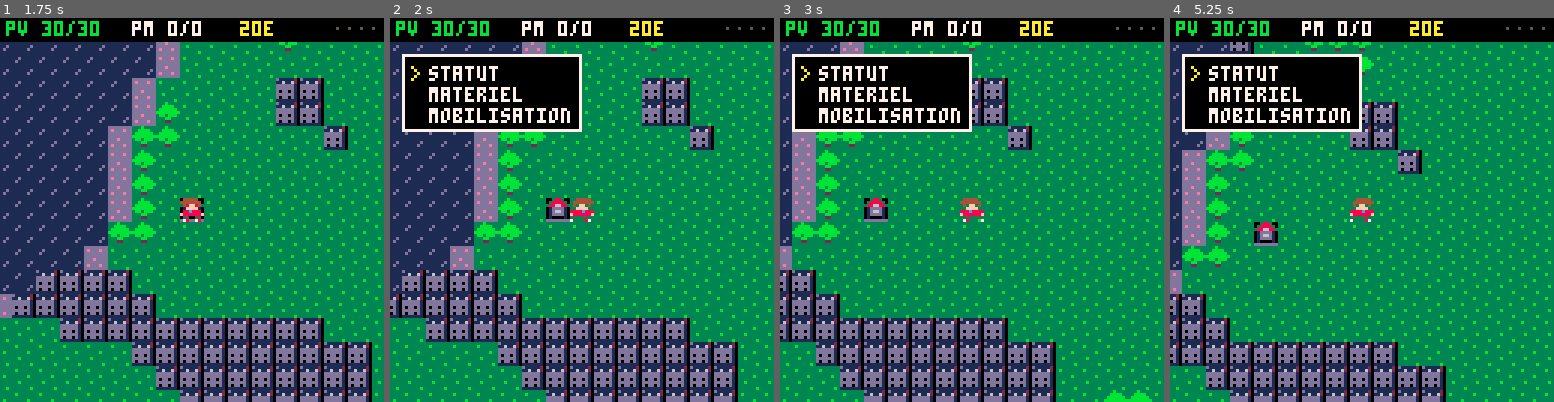
Above: before the commit, frames 1-4 (left to right).
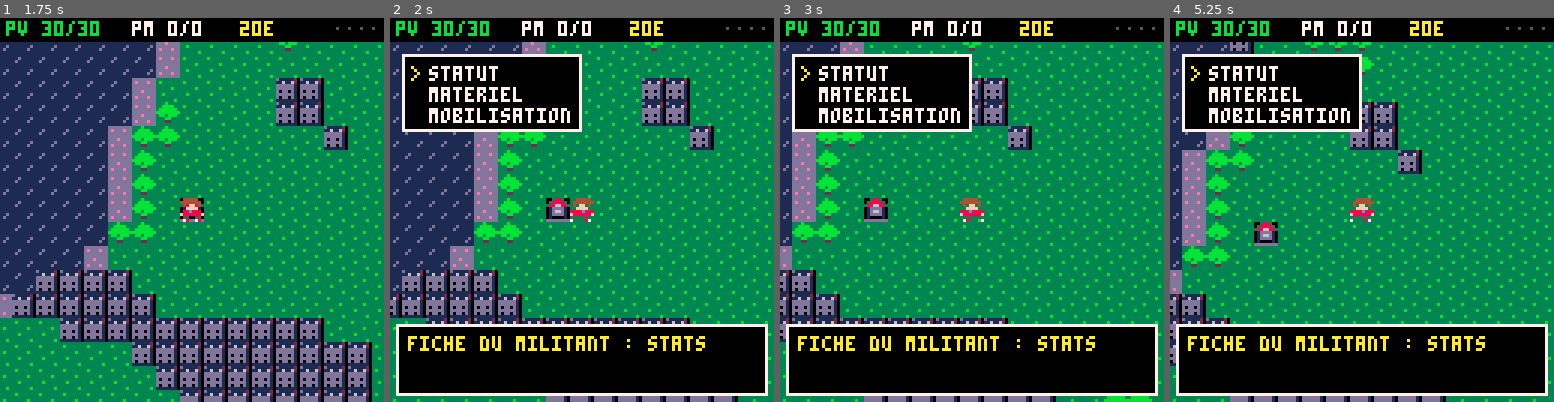
Above: after the commit, the same moments.

Repository: boblefrag/avenir-en-commun-rpg
Game: PICO-8 cartridge main.p8
Two runs of this game, one before a commit and one after it. Both use one fixed random seed, a clock stepped at 60 frames per second and the inputs below.
Inputs:
- Up to frame 1 (1.75 s): tap X (X key) at 0.33, 1.07 s; tap O (Z key) at 0.7, 1.7 s; hold Right from 1.6 s (still down)
- Up to frame 2 (2 s): keep holding Right; tap X (X key) at 1.85 s
- Up to frame 3 (3 s): release Right at 2.1 s; tap O (Z key) at 2.1, 2.5, 2.9 s; hold Up 2.15-2.42 s; hold Right from 2.47 s (still down); tap X (X key) at 2.97 s
- Up to frame 4 (5.25 s): release Right at 3.03 s; hold Left 3.08-3.58 s; tap O (Z key) every 0.4 s from 3.3 to 4.9 s; hold Down 3.63-3.97 s; hold Right 4.02-4.68 s; tap X (X key) at 4.08, 5.2 s; hold Up 4.73-5.03 s; hold Left from 5.08 s (still down)

Frame 1 is identical in both runs. In frame 2, 16% of the frame differs, in the area x 1-99%, y 79-99%; in frame 3, 16%; in frame 4, 17%.

Commit message:
Ajoute une boite explicative contextuelle dynamique pour toutes les options de menu

Diff:
--- a/src/battle.lua
+++ b/src/battle.lua
@@ -19,8 +19,8 @@
 end
 
 function bmenu()
- -- le fact-checker n'a pas de mobilisation : il prend du recul a la place
- menu(split("convaincre,"..(h.cl==4 and "recul" or "mobilisation")..",materiel,retrait"),4,74,bact,true)
+ local d=split("debat d'idees direct pour\nconvaincre l'opposant,"..(h.cl==4 and "prend du recul pour esquiver\net contrer au prochain tour" or "actions collectives et\nmesures fortes du programme")..",utiliser un objet utile de\nvotre sacoche militante,quitter le debat et se\nreplier strategiquement")
+ menu(split("convaincre,"..(h.cl==4 and "recul" or "mobilisation")..",materiel,retrait"),4,66,bact,true,d)
 end
 
 function bact(i)
@@ -31,7 +31,8 @@
   if h.cl==4 then hide() else bmagic() end
  elseif i==3 then
   hid=false
-  menu(items(),4,56,function(o)
+  local it,ds=items()
+  menu(it,4,50,function(o)
    close()
    local t,u=use_item(iid[o])
    if not t then
@@ -39,7 +40,7 @@
    else
     msg(t,u and function() monster_turn(bmenu) end or bmenu)
    end
-  end,true)
+  end,true,ds)
  elseif i==4 then
   -- cache, le fact-checker se replie bien plus facilement (agi x6)
   local a=h.agi*(hid and 6 or 1)
@@ -68,13 +69,22 @@
 
 -- actions politiques en combat : conviction, bouclier, soutien, constituante
 function bmagic()
- local it,ids=spell_list(function(e) return e<3 or e>5 end)
+ local it,ids,ds={},{},{}
+ for i=1,nspells() do
+  local s=sp(i)
+  if s[2]<3 or s[2]>5 then
+   add(it,s[1].." "..s[4].."pm")
+   add(ids,i)
+   add(ds,sdesc[s[2]])
+  end
+ end
  if #it==0 then
   msg("aucun argument pret !",bmenu)
   return
  end
  add(it,"retour")
- menu(it,4,40,function(o)
+ add(ds,"revenir au debat")
+ menu(it,4,10,function(o)
   close()
   local s=ids[o] and sp(ids[o])
   local e=s and s[2]
@@ -103,7 +113,7 @@
     if mhp<=0 then win() else monster_turn(bmenu) end
    end)
   end
- end,true)
+ end,true,ds)
 end
 
 -- k : diviseur de la def (2 pour le heros qui frappe, 4 pour les
--- a/src/data.lua
+++ b/src/data.lua
@@ -36,7 +36,7 @@
 spells={}
 spells[2]=tbl("debat en direct,1,18,3|bouclier social,2,3,3|tribune libre,1,33,5|blocage des prix,2,6,5|debrayage,3,0,4|decret d'urgence,1,54,8|regie publique,2,10,8|retour au qg,4,0,6|onde populaire,1,80,12|pacte social,2,15,12|cordon syndical,5,150,6")
 spells[3]=tbl("serum phy,6,15,3|bouclier social,2,3,3|debrayage,3,0,4|soin d'urgence,6,35,5|blocage des prix,2,6,5|retour au qg,4,0,5|cordon syndical,5,150,5|services publics,6,80,9|regie publique,2,10,8|pacte social,2,15,11|la constituante,7,180,18")
-sdesc=split("arguments massue,bloque la hausse des prix,quitter les lieux,retourner au qg,eloigne les provocateurs,rend de la conviction,le peuple convoque la 6e !")
+sdesc=split("arguments massue :\nfait baisser la conviction|bouclier social :\nreduit la perte de conviction|debrayage populaire :\nquitte le bastion adverse|repli strategique :\nretourne au dernier qg|cordon syndical :\neloigne les provocateurs|soutien solidaire :\nredonne de la conviction|la constituante populaire !\nfrappe a pleine puissance","|")
 
 -- tresors et soutiens financiers pour la campagne
 -- nom,valeur de don
--- a/src/hero.lua
+++ b/src/hero.lua
@@ -169,14 +169,17 @@
  -- iid[i] : numero d'objet (pour use_item) de la ligne i du menu ;
  -- syndicaliste et fact-checker (0 pm) ne voient pas les cahiers thematiques
  local t,l,c={},split("cafe militant,repas solidaire,cahier thematique,revue politique,le programme,retour"),{h.pot,h.spo,h.eth,h.spe}
+ local d=split("cafe chaud et revigorant :\nrend 20 pts de conviction|grand banquet fraternel :\nrend 80 pts de conviction|cahier thematique etudie :\nrend 15 pts de mobilisation|revue d'analyse politique :\nrend 50 pts de mobilisation|l'avenir en commun :\nle lire donne de l'espoir !|refermer la sacoche militante","|")
+ local ds={}
  iid={}
  for i=1,6 do
   if h.pm>0 or i<3 or i>4 then
    add(iid,i)
    add(t,l[i]..(c[i] and " (x"..c[i]..")" or ""))
+   add(ds,d[i])
   end
  end
- return t
+ return t,ds
 end
 
 -- utilise l'objet o : renvoie le message (nil si retour)
--- a/src/town.lua
+++ b/src/town.lua
@@ -9,7 +9,8 @@
 end
 
 function tmenu()
- menu(split("qg militant,materiel,protections,arguments,rumeurs,sortir"),4,44,tact,true)
+ local d=split("reposer l'equipe militante\net sauvegarder la strategie,ravitaillement en vivres et\nversement des dons de campagne,equiper badges, gilets et\ncasquettes citoyennes,acheter tracts, micros ou\ndossiers pour convaincre,ecouter les temoignages et\nrumeurs des agoras,repartir sur la carte")
+ menu(split("qg militant,materiel,protections,arguments,rumeurs,sortir"),4,44,tact,true,d)
 end
 
 function tact(i)
@@ -46,6 +47,11 @@
  end
  add(it,"vendre")
  add(it,"retour")
+ local ds={}
+ local idesc={"rend 20 pts de conviction","rend 80 pts de conviction","rend 15 pts de mobilisation","rend 50 pts de mobilisation"}
+ for i in all(ids) do add(ds,idesc[i]) end
+ add(ds,"verser les dons et soutiens\nde campagne a la caisse")
+ add(ds,"revenir au menu du qg")
  menu(it,4,40,function(o)
   close()
   local i=ids[o]
@@ -62,15 +68,20 @@
     msg(n.." obtenu !\nvous en avez "..h[k].."/9.",item_shop)
    end,item_shop)
   end
- end,true)
+ end,true,ds)
 end
 
 -- dons et soutiens de campagne : versement un par un ou d'un coup
 function sell_shop()
- local it={}
- for i=1,6 do add(it,tres[i][1].." x"..h.tr[i].." - "..tres[i][2].."e") end
+ local it,ds={},{}
+ for i=1,6 do
+  add(it,tres[i][1].." x"..h.tr[i].." - "..tres[i][2].."e")
+  add(ds,"verser ce soutien financier\npour la campagne populaire")
+ end
  add(it,"verser tous les dons")
+ add(ds,"verser la totalite des dons\nde campagne a la caisse")
  add(it,"retour")
+ add(ds,"revenir au menu militant")
  menu(it,4,24,function(o)
   close()
   if o>7 then
@@ -91,17 +102,19 @@
    h.gold=min(9999,h.gold+g)
    msg("don verse ! +"..g.."e",sell_shop)
   end
- end,true)
+ end,true,ds)
 end
 
 -- armurier : les 5 pieces au palier de la ville (town_tier)
 function armor_shop()
- local t,it=town_tier[tw.i],{}
+ local t,it,ds=town_tier[tw.i],{},{}
  for p=1,5 do
   local n=arm_names[p].." "..mat[t]
   add(it,n.." - "..((h.arm[p] or 0)>=t and "equipe" or arm_prices[p]*tier_mult[t].."e"))
+  add(ds,"tenue citoyenne de terrain :\n+"..(arm_base[p]*t).." en defense")
  end
  add(it,"retour")
+ add(ds,"revenir au menu du qg")
  menu(it,4,24,function(o)
   close()
   if o>5 then
@@ -118,7 +131,7 @@
     msg(n.." equipe !\ndef "..h.def,armor_shop)
    end,armor_shop)
   end
- end,true)
+ end,true,ds)
 end
 
 -- armes : une arme du palier de la ville
@@ -126,6 +139,7 @@
  local t=town_tier[tw.i]
  local wn,pr=wep_name(t),wep_prices[t]
  local eq=(h.wep or 0)>=t
+ local ds={"materiel de conviction :\n+"..wep_att[t].." en force d'attaque","revenir au menu du qg"}
  menu({wn.." - "..(eq and "equipe" or pr.."e"),"retour"},4,44,function(o)
   close()
   if o>1 then
@@ -139,7 +153,7 @@
     msg(wn.." equipee !\natt "..h.att,weapon_shop)
    end,weapon_shop)
   end
- end,true)
+ end,true,ds)
 end
 
 function town.update() end
--- a/src/ui.lua
+++ b/src/ui.lua
@@ -5,11 +5,12 @@
 
 -- menu : items = textes, cb(i) appele a la validation
 -- nox : on ne peut pas le fermer avec x
+-- desc : descriptions explicatives affichees en bas pour chaque item
 -- le cb ferme lui-meme le menu (close()) s'il le faut
-function menu(it,x,y,cb,nox)
+function menu(it,x,y,cb,nox,desc)
  local w=0
  for s in all(it) do w=max(w,#s*4) end
- add(wins,{x=x,y=y,w=w+12,h=#it*7+5,it=it,sel=1,cb=cb,nox=nox})
+ add(wins,{x=x,y=y,w=w+12,h=#it*7+5,it=it,sel=1,cb=cb,nox=nox,desc=desc})
 end
 
 -- boite de messages en bas ; f appelee une fois validee
@@ -94,6 +95,11 @@
    if (w==wins[#wins]) print(">",w.x+3,w.y+w.sel*7-3,10)
   end
  end
+ local top=wins[#wins]
+ if top and top.desc and top.desc[top.sel] then
+  box(2,102,124,24)
+  print(top.desc[top.sel],6,106,10)
+ end
 end
 
 -- bandeau d'etat en haut de l'ecran
--- a/src/world.lua
+++ b/src/world.lua
@@ -78,6 +78,7 @@
 
 -- menu hors combat (x)
 function field_menu()
+ local d=split("fiche du militant : stats,\nmobilisation et equipement,ouvrir la sacoche pour\nutiliser vivres et cahiers,actions collectives du\nprogramme sur le terrain")
  menu(split("statut,materiel,mobilisation"),4,12,function(i)
   close()
   if i==1 then
@@ -89,24 +90,35 @@
    msg(classes[h.cl][1].." (niv "..h.lv..")\npv "..h.hp.."/"..h.pv.."  pm "..h.mp.."/"..h.pm.."\natt "..h.att.." def "..h.def.." agi "..h.agi.."\n"..wep.." | "..h.gold.."e")
   elseif i==2 then
    -- jamais vide : il reste toujours la serviette
-   menu(items(),4,12,function(o)
+   local it,ds=items()
+   menu(it,4,12,function(o)
     close()
     local t=use_item(iid[o])
     if (t) msg(t)
-   end)
+   end,nil,ds)
   else
    field_magic()
   end
- end)
+ end,nil,d)
 end
 
 -- mobilisation hors combat : debrayage, retour, cordon syndical, soin
 function field_magic()
- local it,ids=spell_list(function(e) return e>2 and e<7 end)
+ local it,ids,ds={},{},{}
+ for i=1,nspells() do
+  local s=sp(i)
+  if s[2]>2 and s[2]<7 then
+   add(it,s[1].." "..s[4].."pm")
+   add(ids,i)
+   add(ds,sdesc[s[2]])
+  end
+ end
  if #it==0 then
   msg("aucune mobilisation\npossible ici !")
   return
  end
+ add(it,"retour")
+ add(ds,"fermer la mobilisation")
  menu(it,4,12,function(o)
   close()
   local s=sp(ids[o])
@@ -129,7 +141,7 @@
    end
    msg(s[1].." !"..(e==5 and "\nles opposants vous evitent." or e==6 and "\n"..heal(s[3]) or ""))
   end
- end)
+ end,nil,ds)
 end
 
 -- rencontre aleatoire sur la tuile s (4 fois moins sous repousse)
